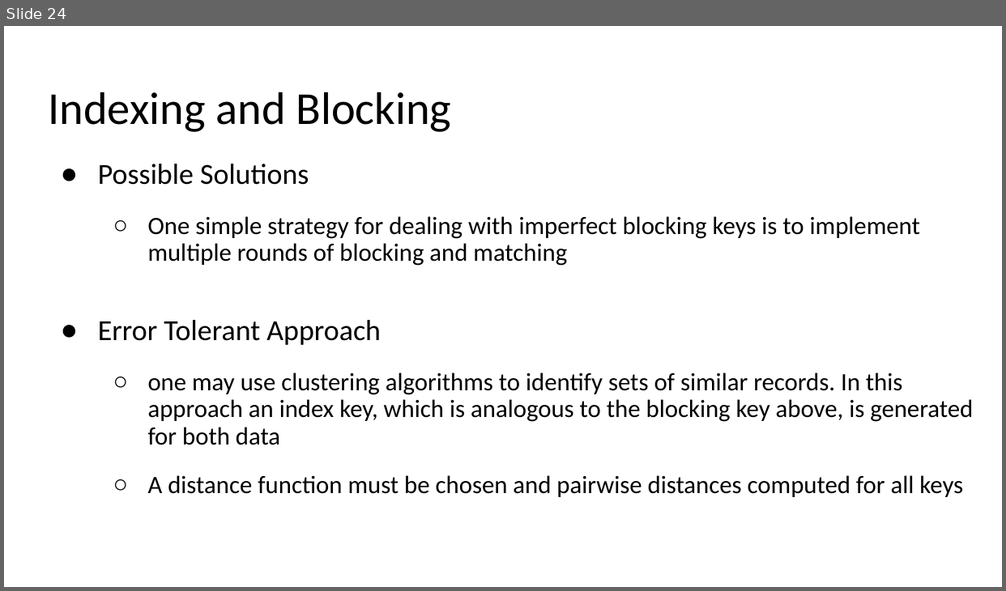
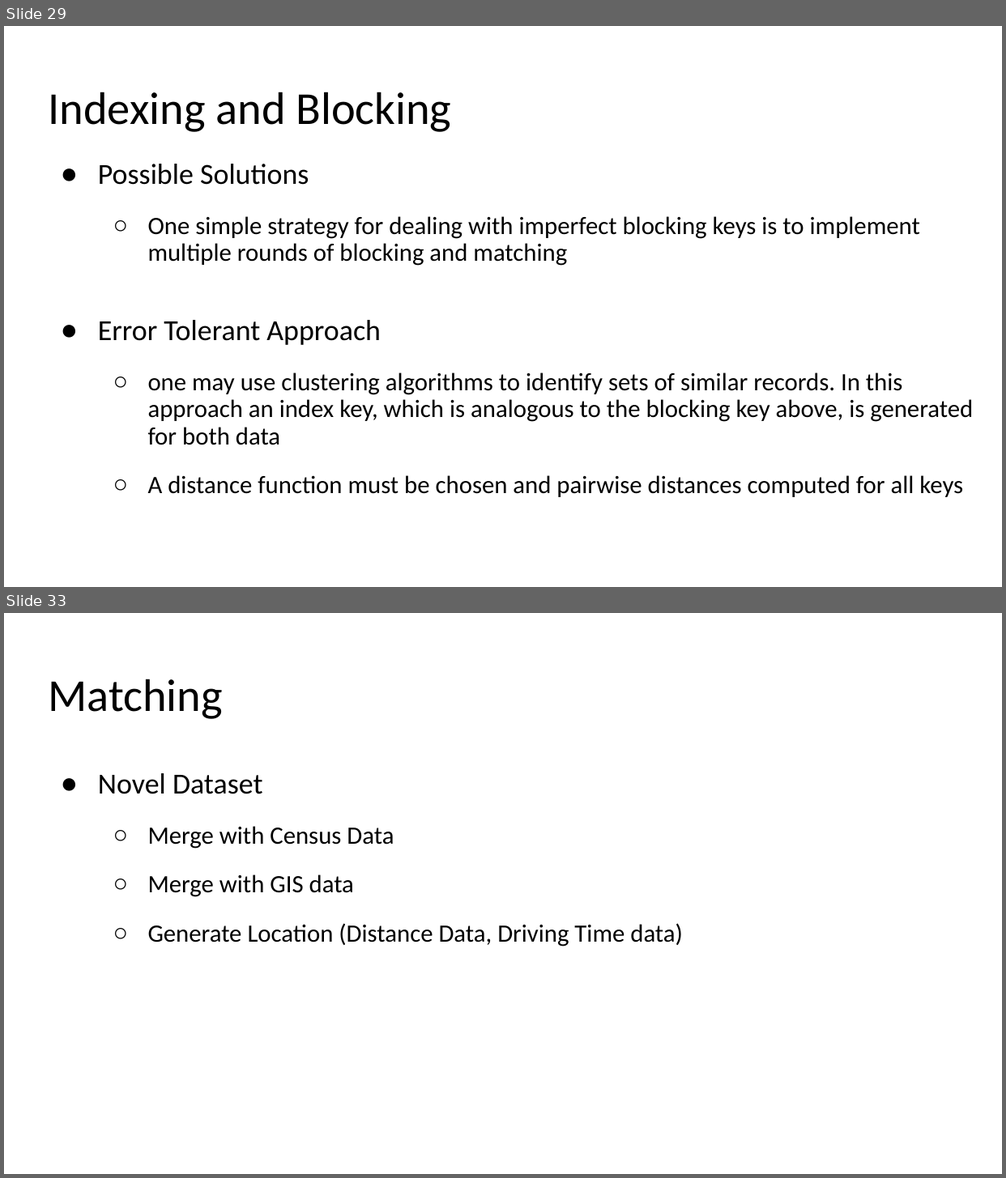
Before and after one commit to moonbg/21bigdataskku, a slide deck: Slides/Week6.pptx. Shown one above the other, each under a label of ours: slide 24 before the commit, slides 29 and 33 after it; the slides between them are not shown. The pictures are 1006x591 and 1006x1178 pixels, drawn with LibreOffice and Linux fonts; fonts in the diff are those of the drawing. Boxes give left, top, right and bottom in pixels: in the first picture for what was removed or moved away, otherwise in the second. Text is boxed around its words. In the diff, an @@ line names an element or a change of style, - is before the commit and + after.

```diff
--- a/Slides/Week6.pptx
+++ b/Slides/Week6.pptx
@@ slide 33 added at (x1=4, y1=613, x2=1002, y2=1174), background #FFFFFF @@
@@ title added at (x1=48, y1=679, x2=223, y2=719), 33 pt, text #000000 @@
+Matching
@@ text added at (x1=98, y1=773, x2=683, y2=947), 18 pt, text #000000 @@
+● Novel Dataset
+  ○ Merge with Census Data
+  ○ Merge with GIS data
+  ○ Generate Location (Distance Data, Driving Time data)
@@ what was slide 24 is now slide 29 @@
```
Also in this commit, not shown: 3 slides changed, 19 other slides added, 9 other files.
